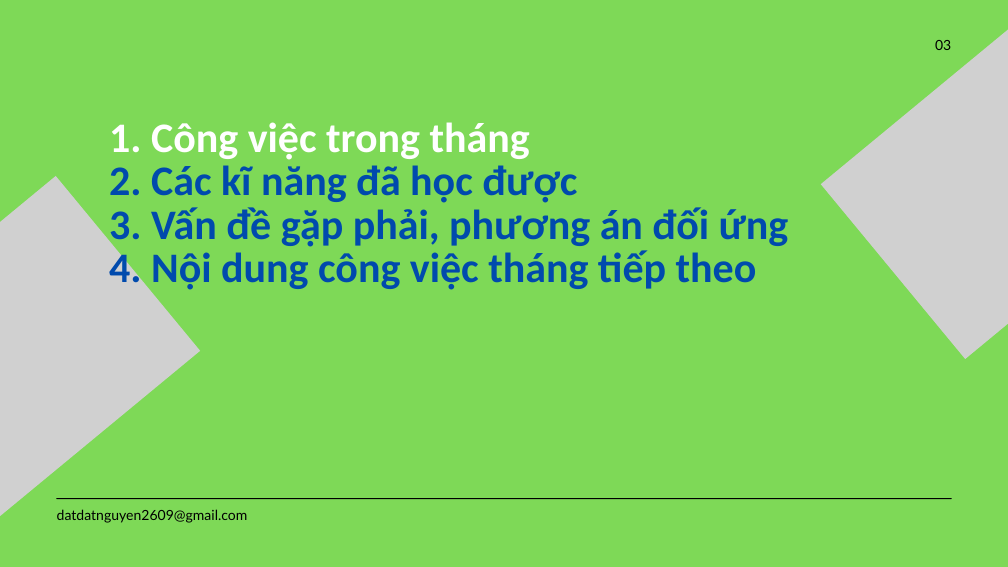
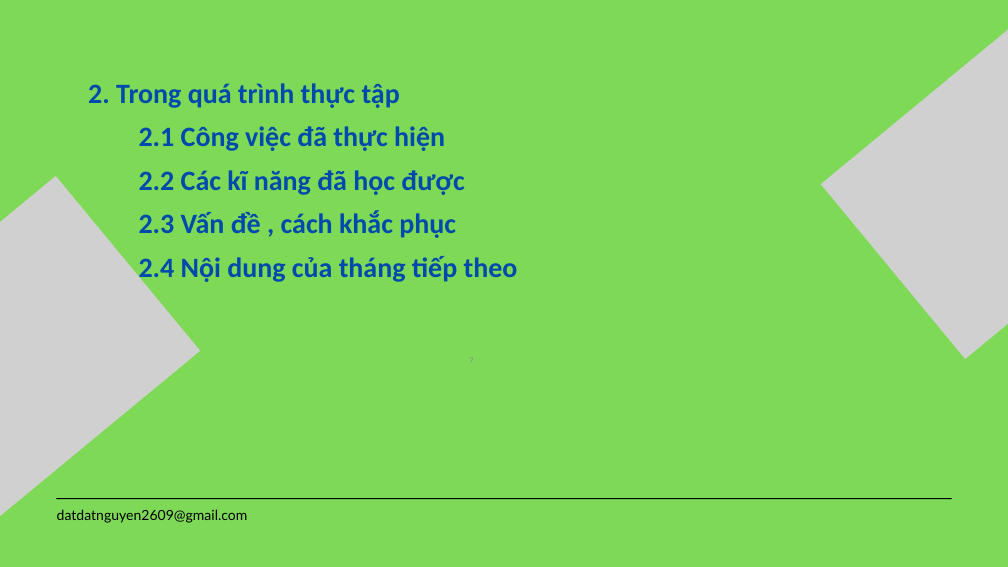
Before and after one commit to datdatnguyen2609/jit_intern, a slide deck: slide 7 of report/monthly_report/first_month_intern_report_nguyenthanhdat.pptx (slide 3 before the commit). Drawn at 1008x567 pixels with LibreOffice and Linux fonts; fonts in the diff are those of the drawing; grey boxes stand for pictures. Boxes give left, top, right and bottom in pixels: in the first picture for what was removed or moved away, otherwise in the second. Text is boxed around its words. In the diff, an @@ line names an element or a change of style, - is before the commit and + after.

```diff
--- a/report/monthly_report/first_month_intern_report_nguyenthanhdat.pptx
+++ b/report/monthly_report/first_month_intern_report_nguyenthanhdat.pptx
@@ text removed at (935,40,951,50) @@
-03
@@ text at (88,83,518,284): text changed; size 60 to 40 pt @@
-1. Công việc trong tháng
-2. Các kĩ năng đã học được
-3. Vấn đề gặp phải, phương án đối ứng
-4. Nội dung công việc tháng tiếp theo
+2. Trong quá trình thực tập
+2.1 Công việc đã thực hiện
+2.2 Các kĩ năng đã học được
+2.3 Vấn đề , cách khắc phục
+2.4 Nội dung của tháng tiếp theo
```
Also in this commit, not shown: 9 other slides changed, 11 slides added, 4 slides removed, 4 other files.
